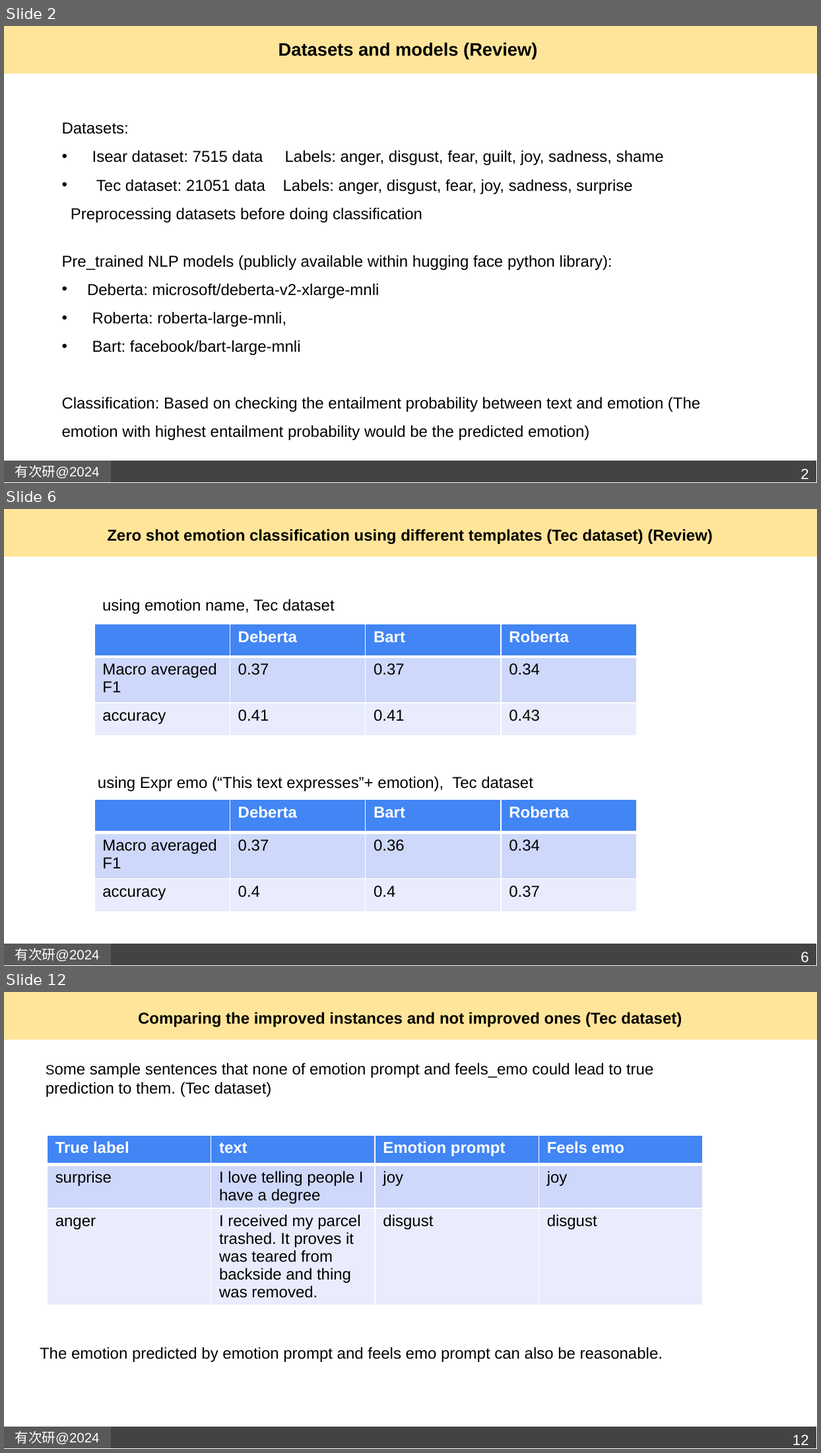
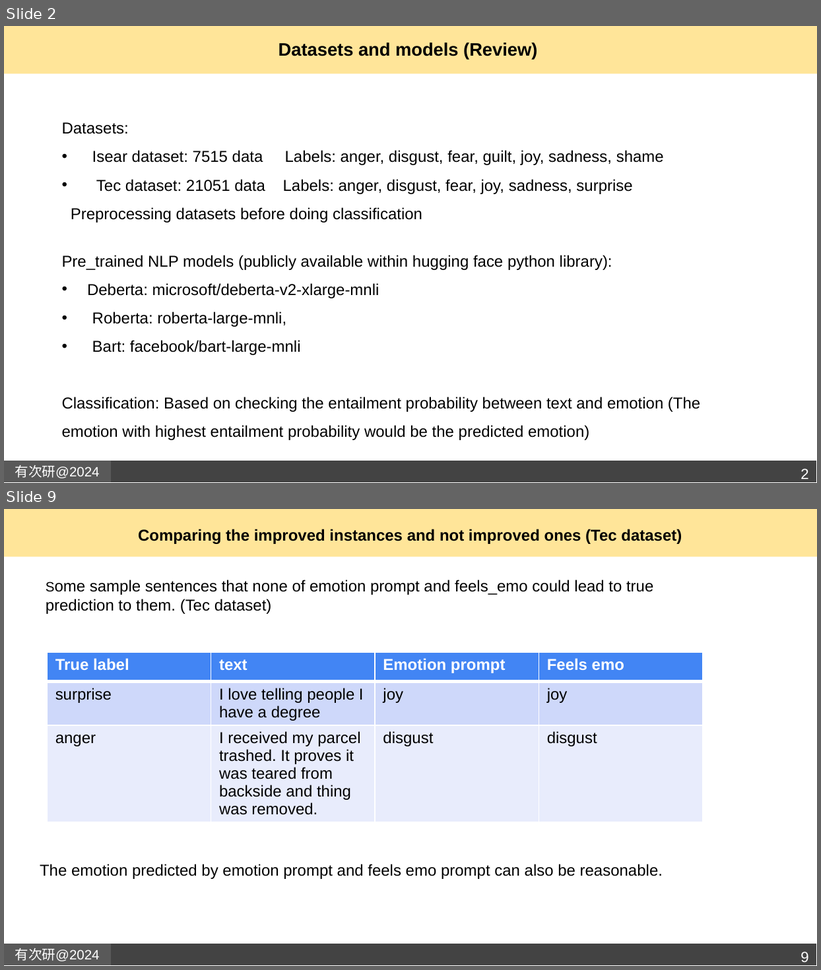
Before and after one commit to Gita1996/Emotion-classification-in-text, a slide deck: emotion classification_report_anaysis_synonyms.pptx. Shown one above the other, each under a label of ours: slides 2, 6 and 12 before the commit, slides 2 and 9 after it; the slides between them are not shown. The pictures are 821x1453 and 821x970 pixels, drawn with LibreOffice and Linux fonts; fonts in the diff are those of the drawing; background and template pictures are left out. Boxes give left, top, right and bottom in pixels: in the first picture for what was removed or moved away, otherwise in the second. Text is boxed around its words. In the diff, an @@ line names an element or a change of style, - is before the commit and + after.

```diff
--- a/emotion classification_report_anaysis_synonyms.pptx
+++ b/emotion classification_report_anaysis_synonyms.pptx
@@ slide 6 removed at box(4, 509, 817, 966), background #FFFFFF; not listed: 3 template elements that a slide beside it also shows @@
@@ title removed at box(107, 529, 713, 544) @@
-Zero shot emotion classification using different templates (Tec dataset) (Review)
@@ text removed at box(102, 599, 335, 614) @@
-using emotion name, Tec dataset
@@ table removed at box(94, 624, 638, 736), 3 rows, 4 columns @@
- | Deberta | Bart | Roberta
-Macro averaged F1 | 0.37 | 0.37 | 0.34
-accuracy | 0.41 | 0.41 | 0.43
@@ text removed at box(98, 776, 533, 791) @@
-using Expr emo (“This text expresses”+ emotion), Tec dataset
@@ table removed at box(94, 800, 638, 912), 3 rows, 4 columns @@
- | Deberta | Bart | Roberta
-Macro averaged F1 | 0.37 | 0.36 | 0.34
-accuracy | 0.4 | 0.4 | 0.37
@@ page number removed at box(801, 952, 809, 962) @@
-6
@@ what was slide 12 is now slide 9 @@
@@ page number at box(801, 952, 809, 962): text changed @@
-12
+9
```
Also in this commit, not shown: 6 slides changed, 2 slides added, 3 other slides removed.
